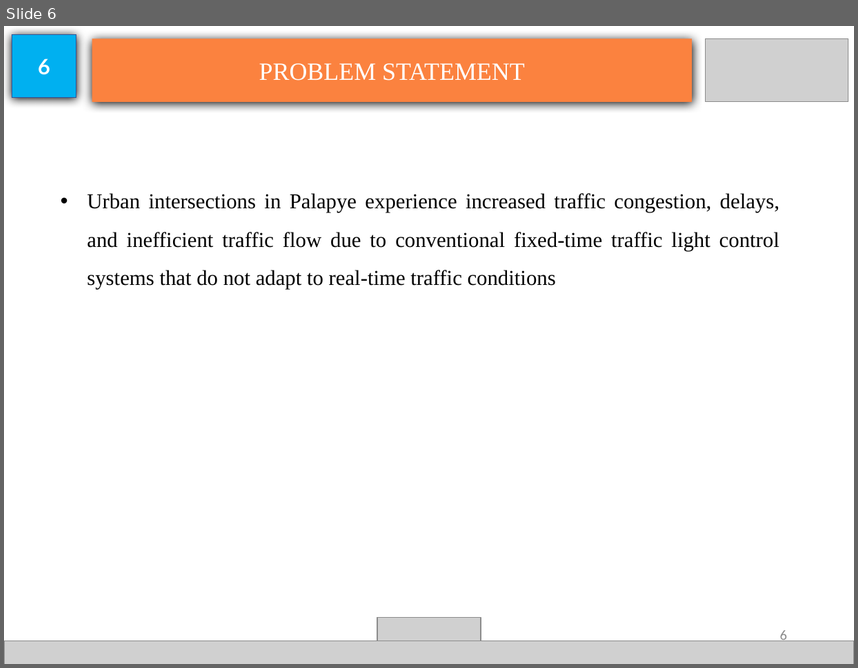
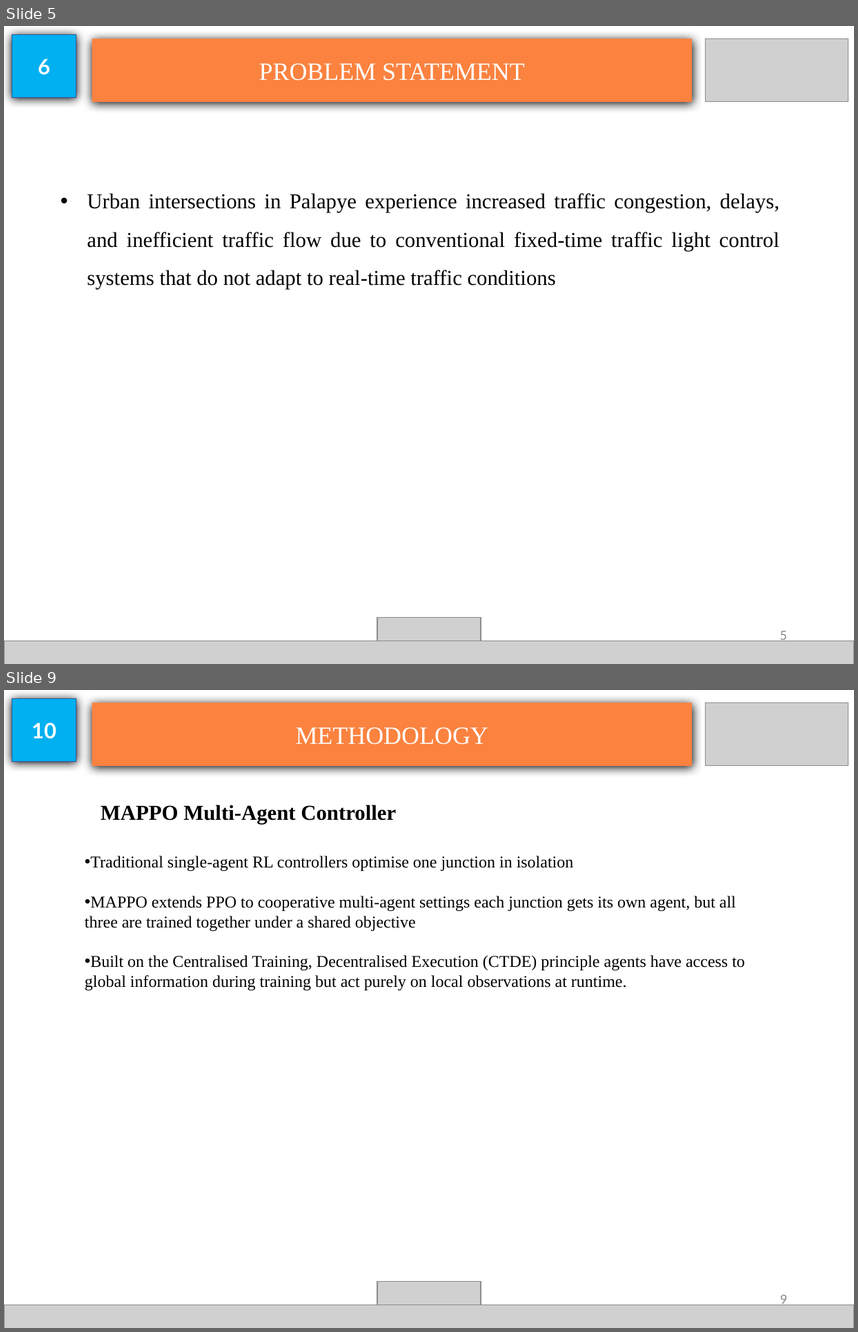
Before and after one commit to geranimoekia/Multi-Agent-Deep-Reinforcement-Learning-for-Adaptive-Traffic-Signal-Control-Palapye-A1-Corridor, a slide deck: docs/presentations/TSOTLHE SEIPHEPI FYP.pptx. Shown one above the other, each under a label of ours: slide 6 before the commit, slides 5 and 9 after it; the slides between them are not shown. The pictures are 858x668 and 858x1332 pixels, drawn with LibreOffice and Linux fonts; fonts in the diff are those of the drawing; grey boxes stand for pictures. Boxes give left, top, right and bottom in pixels: in the first picture for what was removed or moved away, otherwise in the second. Text is boxed around its words. In the diff, an @@ line names an element or a change of style, - is before the commit and + after.

```diff
--- a/docs/presentations/TSOTLHE SEIPHEPI FYP.pptx
+++ b/docs/presentations/TSOTLHE SEIPHEPI FYP.pptx
@@ slide 9 added at (4,690,854,1328), background #FFFFFF @@
@@ rectangle added at (12,698,76,761), fill #00B0F0, outline #2F5597 0.5 pt, 18 pt, text #FFFFFF, bold @@
+10
@@ rectangle added at (92,702,692,766), fill #FB823F, 21 pt, text #FFFFFF @@
+METHODOLOGY
@@ picture added at (705,702,848,766) @@
@@ text added at (101,805,396,824), 18 pt, text #000000, bold @@
+MAPPO Multi-Agent Controller
@@ text added at (85,856,745,991), 14 pt, text #000000 @@
+• Traditional single-agent RL controllers optimise one junction in isolation
+• MAPPO extends PPO to cooperative multi-agent settings each junction gets its own agent, but all three are trained together under a shared objective
+• Built on the Centralised Training, Decentralised Execution (CTDE) principle agents have access to global information during training but act purely on local observations at runtime.
@@ picture added at (377,1281,481,1323) @@
@@ picture added at (4,1305,854,1328) @@
@@ page number added at (780,1294,787,1305), 12 pt, text #8C8C8C @@
+9
@@ what was slide 6 is now slide 5 @@
@@ page number at (780,630,787,641): text changed @@
-6
+5
```
Also in this commit, not shown: 8 slides changed, 16 other slides added, 6 slides removed, 2 other files.
